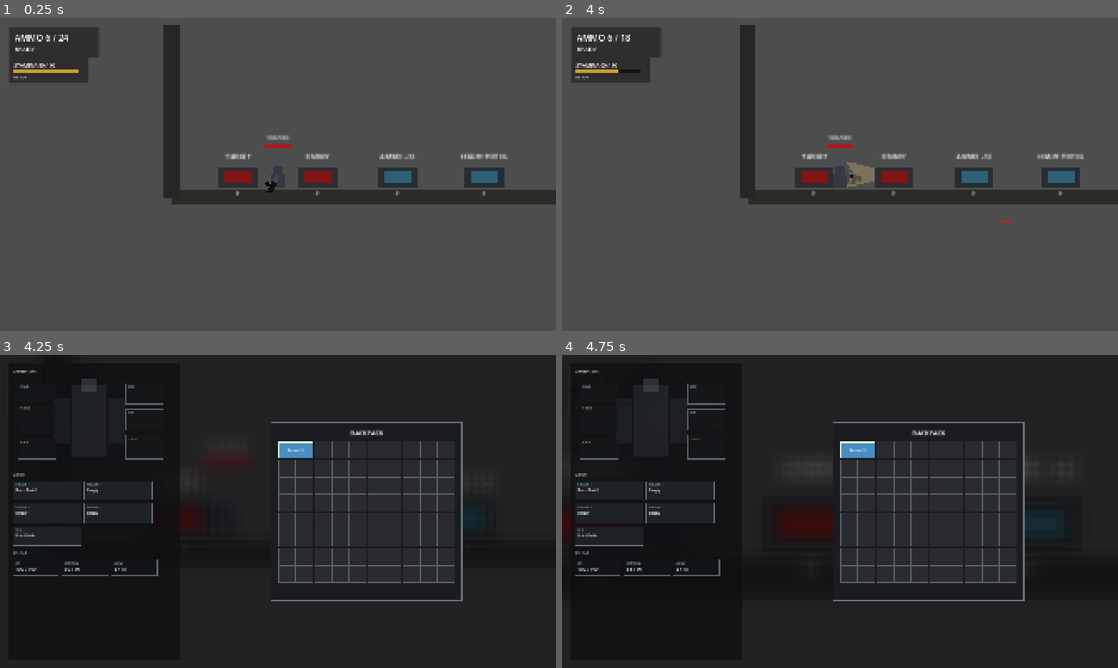
Above: before the commit, frames 1-4 (two rows, left to right).
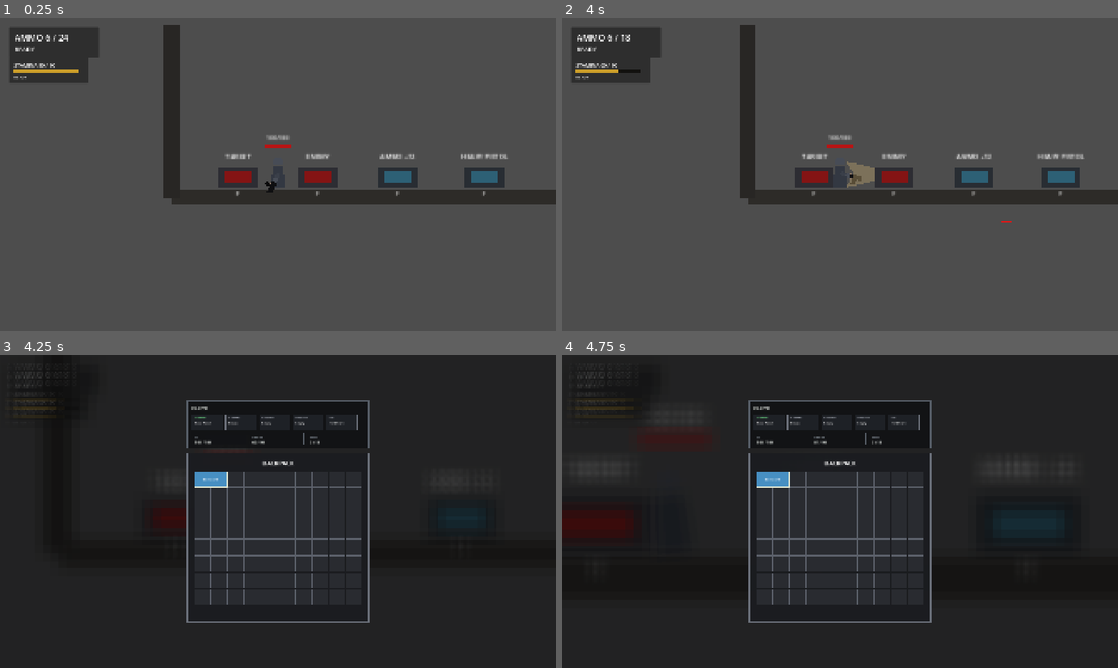
Above: after the commit, the same moments.

Repository: YuiTatsuki1011/projekt-black
Game: Godot game, scene res://scenes/levels/test_level.tscn
Same seed, same stepped clock (60 frames per second), same inputs: the game is played once before the commit and once after it.
Inputs (mouse positions are in pixels of both pictures, inside the frame that each line leads up to):
- Up to frame 1 (0.25 s): no input
- Up to frame 2 (4 s): tap Enter at 0.5, 3.5 s; move the mouse to (962, 158) at 0.52 s; hold D (move_right) 0.53-1.25 s; hold S (crouch) 0.53-1.25 s; click (962, 158) at 0.67 s; tap Space (jump) at 0.77, 2, 3.77 s; drag from (728, 190) to (845, 177) at 1.27 s; move the mouse to (895, 105) at 2.02 s; press the mouse at (895, 105) at 2.03 s; hold A (move_left) 2.03-2.75 s; release the mouse at (895, 105) at 2.75 s; drag from (812, 237) to (1001, 177) at 2.77 s; move the mouse to (1006, 221) at 3.52 s; hold D (move_right) from 3.53 s (still down); hold Right mouse button (sub_weapon_aim) from 3.53 s (still down); click (1006, 221) at 3.67 s
- Up to frame 3 (4.25 s): keep holding D (move_right); keep holding Right mouse button (sub_weapon_aim); tap Tab (inventory_toggle) at 4.15 s
- Up to frame 4 (4.75 s): release D (move_right) at 4.25 s; release Right mouse button (sub_weapon_aim) at 4.25 s; drag from (673, 464) to (878, 517) at 4.27 s

Frames 1-2 are identical in both runs. In frame 3, 8.4% of the frame differs, in the area x 2-84%, y 4-86%; in frame 4, 11%, in the area x 1-84%, y 4-86%.

Commit message:
Simplify inventory menu layout

Diff:
--- a/scripts/ui/inventory_screen.gd
+++ b/scripts/ui/inventory_screen.gd
@@ -40,13 +40,11 @@
 @export var inventory_camera_position: Vector2 = Vector2(92, -25)
 @export var inventory_camera_zoom: Vector2 = Vector2(6.2, 6.2)
 @export var camera_transition_time: float = 0.18
-@export var inventory_panel_scale: Vector2 = Vector2(1.22, 1.22)
+@export var inventory_panel_scale: Vector2 = Vector2(1.16, 1.16)
 @export var screen_margin: float = 28.0
-@export var screen_column_gap: float = 22.0
-@export_range(0.2, 0.45, 0.01) var external_panel_width_ratio: float = 0.31
-@export var external_panel_min_width: float = 500.0
-@export var gear_panel_min_width: float = 520.0
-@export var gear_panel_normal_width: float = 592.0
+@export var screen_panel_gap: float = 14.0
+@export var player_menu_panel_height: float = 166.0
+@export var container_panel_height: float = 250.0
 
 @onready var root: Control = $Root
 @onready var shade: ColorRect = $Root/Shade
@@ -176,14 +174,11 @@
 	_gear_panel.add_child(gear_margin)
 	var gear_rows := VBoxContainer.new()
 	gear_rows.mouse_filter = Control.MOUSE_FILTER_IGNORE
-	gear_rows.add_theme_constant_override("separation", 12)
+	gear_rows.add_theme_constant_override("separation", 10)
 	gear_margin.add_child(gear_rows)
 
-	_add_section_title(gear_rows, "OPERATOR")
-	gear_rows.add_child(_create_operator_profile())
-	_add_section_title(gear_rows, "GEAR")
+	_add_section_title(gear_rows, "PLAYER")
 	_move_equipment_root_to(gear_rows)
-	_add_section_title(gear_rows, "VITALS")
 	gear_rows.add_child(_create_status_strip())
 
 	_external_panel = _create_workspace_panel("ExternalInventoryPanel")
@@ -192,9 +187,9 @@
 	_external_panel.add_child(external_margin)
 	var external_rows := VBoxContainer.new()
 	external_rows.mouse_filter = Control.MOUSE_FILTER_IGNORE
-	external_rows.add_theme_constant_override("separation", 12)
+	external_rows.add_theme_constant_override("separation", 10)
 	external_margin.add_child(external_rows)
-	_add_section_title(external_rows, "EXTERNAL")
+	_add_section_title(external_rows, "CONTAINER")
 	external_rows.add_child(_create_external_grid_placeholder())
 
 
@@ -234,88 +229,16 @@
 	parent.add_child(label)
 
 
-func _create_operator_profile() -> Control:
-	var profile := Control.new()
-	profile.name = "OperatorProfile"
-	profile.custom_minimum_size = Vector2(0, 310)
-	profile.mouse_filter = Control.MOUSE_FILTER_IGNORE
-
-	var silhouette := ColorRect.new()
-	silhouette.mouse_filter = Control.MOUSE_FILTER_IGNORE
-	silhouette.color = Color(0.22, 0.24, 0.27, 0.36)
-	silhouette.position = Vector2(205, 26)
-	silhouette.size = Vector2(120, 246)
-	profile.add_child(silhouette)
-
-	var head := ColorRect.new()
-	head.mouse_filter = Control.MOUSE_FILTER_IGNORE
-	head.color = Color(0.34, 0.36, 0.39, 0.42)
-	head.position = Vector2(240, 0)
-	head.size = Vector2(50, 48)
-	profile.add_child(head)
-
-	var left_arm := ColorRect.new()
-	left_arm.mouse_filter = Control.MOUSE_FILTER_IGNORE
-	left_arm.color = Color(0.18, 0.2, 0.23, 0.35)
-	left_arm.position = Vector2(142, 70)
-	left_arm.size = Vector2(56, 154)
-	profile.add_child(left_arm)
-
-	var right_arm := ColorRect.new()
-	right_arm.mouse_filter = Control.MOUSE_FILTER_IGNORE
-	right_arm.color = Color(0.18, 0.2, 0.23, 0.35)
-	right_arm.position = Vector2(332, 70)
-	right_arm.size = Vector2(56, 154)
-	profile.add_child(right_arm)
-
-	var label_specs := [
-		["HEAD", Vector2(18, 18), Vector2(132, 58)],
-		["TORSO", Vector2(18, 92), Vector2(132, 100)],
-		["BACK", Vector2(18, 210), Vector2(132, 72)],
-		["SIDE", Vector2(390, 18), Vector2(132, 74)],
-		["SUB", Vector2(390, 108), Vector2(132, 74)],
-		["UTILITY", Vector2(390, 198), Vector2(132, 84)],
-	]
-	for spec in label_specs:
-		profile.add_child(_create_profile_slot(str(spec[0]), spec[1], spec[2]))
-
-	return profile
-
-
-func _create_profile_slot(slot_name: String, slot_position: Vector2, slot_size: Vector2) -> Panel:
-	var slot_panel := Panel.new()
-	slot_panel.mouse_filter = Control.MOUSE_FILTER_IGNORE
-	slot_panel.position = slot_position
-	slot_panel.size = slot_size
-	slot_panel.add_theme_stylebox_override("panel", _make_flat_style(
-		Color(0.08, 0.09, 0.1, 0.68),
-		Color(0.38, 0.41, 0.45, 0.88),
-		1
-	))
-
-	var label := Label.new()
-	label.mouse_filter = Control.MOUSE_FILTER_IGNORE
-	label.text = slot_name
-	label.modulate = WORKSPACE_MUTED_COLOR
-	label.add_theme_font_size_override("font_size", 10)
-	label.offset_left = 8
-	label.offset_top = 6
-	label.offset_right = -8
-	label.offset_bottom = -6
-	slot_panel.add_child(label)
-	return slot_panel
-
-
 func _move_equipment_root_to(parent: Node) -> void:
 	if equipment_root.get_parent() != null:
 		equipment_root.get_parent().remove_child(equipment_root)
 	parent.add_child(equipment_root)
-	equipment_root.custom_minimum_size = Vector2(0, 170)
+	equipment_root.custom_minimum_size = Vector2(0, 56)
 	if equipment_root is GridContainer:
 		var grid := equipment_root as GridContainer
-		grid.columns = 2
-		grid.add_theme_constant_override("h_separation", 10)
-		grid.add_theme_constant_override("v_separation", 10)
+		grid.columns = 5
+		grid.add_theme_constant_override("h_separation", 8)
+		grid.add_theme_constant_override("v_separation", 8)
 
 
 func _create_status_strip() -> GridContainer:
@@ -323,8 +246,8 @@
 	status_grid.name = "StatusGrid"
 	status_grid.mouse_filter = Control.MOUSE_FILTER_IGNORE
 	status_grid.columns = 3
-	status_grid.add_theme_constant_override("h_separation", 10)
-	status_grid.add_theme_constant_override("v_separation", 10)
+	status_grid.add_theme_constant_override("h_separation", 8)
+	status_grid.add_theme_constant_override("v_separation", 8)
 	_status_value_labels.clear()
 	_add_status_card(status_grid, &"health", "HP", "-- / --")
 	_add_status_card(status_grid, &"stamina", "STAMINA", "-- / --")
@@ -335,7 +258,7 @@
 func _add_status_card(parent: Node, key: StringName, title: String, value: String) -> void:
 	var card := Panel.new()
 	card.mouse_filter = Control.MOUSE_FILTER_IGNORE
-	card.custom_minimum_size = Vector2(160, 58)
+	card.custom_minimum_size = Vector2(190, 42)
 	card.add_theme_stylebox_override("panel", _make_flat_style(
 		Color(0.07, 0.075, 0.085, 0.88),
 		WORKSPACE_PANEL_BORDER_COLOR,
@@ -354,14 +277,14 @@
 	title_label_node.mouse_filter = Control.MOUSE_FILTER_IGNORE
 	title_label_node.text = title
 	title_label_node.modulate = WORKSPACE_MUTED_COLOR
-	title_label_node.add_theme_font_size_override("font_size", 10)
+	title_label_node.add_theme_font_size_override("font_size", 9)
 	rows.add_child(title_label_node)
 
 	var value_label := Label.new()
 	value_label.mouse_filter = Control.MOUSE_FILTER_IGNORE
 	value_label.text = value
 	value_label.modulate = DETAIL_TEXT_COLOR
-	value_label.add_theme_font_size_override("font_size", 16)
+	value_label.add_theme_font_size_override("font_size", 13)
 	value_label.clip_text = true
 	rows.add_child(value_label)
 	_status_value_labels[key] = value_label
@@ -371,19 +294,19 @@
 	var holder := Control.new()
 	holder.name = "ExternalGridPlaceholder"
 	holder.mouse_filter = Control.MOUSE_FILTER_IGNORE
-	holder.custom_minimum_size = Vector2(0, 760)
+	holder.custom_minimum_size = Vector2(0, 174)
 
 	var placeholder_label := Label.new()
 	placeholder_label.mouse_filter = Control.MOUSE_FILTER_IGNORE
-	placeholder_label.text = "NO CONTAINER"
+	placeholder_label.text = "ITEM CONTAINER"
 	placeholder_label.modulate = WORKSPACE_MUTED_COLOR
 	placeholder_label.add_theme_font_size_override("font_size", 13)
 	placeholder_label.position = Vector2(12, 10)
 	holder.add_child(placeholder_label)
 
-	var columns := 8
-	var rows := 14
-	var cell := 42
+	var columns := 10
+	var rows := 3
+	var cell := 48
 	var gap := 2
 	for y in rows:
 		for x in columns:
@@ -508,33 +431,30 @@
 func _layout_realtime_inventory() -> void:
 	var viewport_size: Vector2 = get_viewport().get_visible_rect().size
 	var has_external_inventory := _external_inventory_visible
-	var external_width := maxf(viewport_size.x * external_panel_width_ratio, external_panel_min_width)
-	var external_height := viewport_size.y - screen_margin * 2.0
-	var external_x := viewport_size.x - external_width - screen_margin
-	if is_instance_valid(_external_panel):
-		_external_panel.visible = has_external_inventory
-		_external_panel.position = Vector2(external_x, screen_margin)
-		_external_panel.size = Vector2(external_width, external_height)
 
 	panel.scale = inventory_panel_scale
 	panel.size = panel.get_combined_minimum_size()
 	var panel_size := panel.size
 	var scaled_panel_size := panel_size * panel.scale
-	var gear_width := gear_panel_normal_width
-	var content_left := screen_margin + gear_width + screen_column_gap
-	var content_right := external_x - screen_column_gap if has_external_inventory else viewport_size.x - screen_margin
-	var target_x: float = content_left + maxf((content_right - content_left - scaled_panel_size.x) * 0.5, 0.0)
-	if has_external_inventory:
-		target_x = external_x - screen_column_gap - scaled_panel_size.x
-	var target_y: float = (viewport_size.y - scaled_panel_size.y) * 0.5
-	panel.position = Vector2(maxf(target_x, screen_margin), maxf(target_y, screen_margin))
+	var menu_width := scaled_panel_size.x
+	var top_panel_height := container_panel_height if has_external_inventory else player_menu_panel_height
+	var total_height := top_panel_height + screen_panel_gap + scaled_panel_size.y
+	var menu_x := (viewport_size.x - menu_width) * 0.5
+	var menu_y := (viewport_size.y - total_height) * 0.5
+	menu_x = maxf(menu_x, screen_margin)
+	menu_y = maxf(menu_y, screen_margin)
 
 	if is_instance_valid(_gear_panel):
-		var gear_x := screen_margin
-		if has_external_inventory:
-			gear_width = maxf(gear_panel_min_width, panel.position.x - screen_column_gap - gear_x)
-		_gear_panel.position = Vector2(gear_x, screen_margin)
-		_gear_panel.size = Vector2(gear_width, viewport_size.y - screen_margin * 2.0)
+		_gear_panel.visible = not has_external_inventory
+		_gear_panel.position = Vector2(menu_x, menu_y)
+		_gear_panel.size = Vector2(menu_width, player_menu_panel_height)
+
+	if is_instance_valid(_external_panel):
+		_external_panel.visible = has_external_inventory
+		_external_panel.position = Vector2(menu_x, menu_y)
+		_external_panel.size = Vector2(menu_width, container_panel_height)
+
+	panel.position = Vector2(menu_x, menu_y + top_panel_height + screen_panel_gap)
 
 
 func _refresh_status_panel() -> void:
@@ -1089,7 +1009,7 @@
 func _add_equipment_slot(slot: StringName, slot_name: String) -> void:
 	var slot_panel := Panel.new()
 	slot_panel.mouse_filter = Control.MOUSE_FILTER_STOP
-	slot_panel.custom_minimum_size = Vector2(236, 68)
+	slot_panel.custom_minimum_size = Vector2(108, 52)
 	var border_color := SLOT_ACTIVE_BORDER_COLOR if _is_active_firearm_slot(slot) else SLOT_BORDER_COLOR
 	slot_panel.add_theme_stylebox_override("panel", _make_flat_style(SLOT_COLOR, border_color, 1))
 	slot_panel.gui_input.connect(_on_equipment_slot_gui_input.bind(slot))
@@ -1100,9 +1020,9 @@
 	margin.mouse_filter = Control.MOUSE_FILTER_IGNORE
 	margin.set_anchors_preset(Control.PRESET_FULL_RECT)
 	margin.add_theme_constant_override("margin_left", 10)
-	margin.add_theme_constant_override("margin_top", 7)
+	margin.add_theme_constant_override("margin_top", 6)
 	margin.add_theme_constant_override("margin_right", 10)
-	margin.add_theme_constant_override("margin_bottom", 7)
+	margin.add_theme_constant_override("margin_bottom", 6)
 	slot_panel.add_child(margin)
 
 	var rows := VBoxContainer.new()
@@ -1113,14 +1033,14 @@
 	var title := Label.new()
 	title.mouse_filter = Control.MOUSE_FILTER_IGNORE
 	title.text = slot_name
-	title.add_theme_font_size_override("font_size", 9)
+	title.add_theme_font_size_override("font_size", 8)
 	title.modulate = SLOT_ACTIVE_BORDER_COLOR if _is_active_firearm_slot(slot) else Color(0.68, 0.70, 0.74, 1.0)
 	rows.add_child(title)
 
 	var value := Label.new()
 	value.mouse_filter = Control.MOUSE_FILTER_IGNORE
 	value.text = _get_equipped_weapon_name(slot)
-	value.add_theme_font_size_override("font_size", 13)
+	value.add_theme_font_size_override("font_size", 10)
 	value.clip_text = true
 	rows.add_child(value)
 
Not shown, changed: docs/ARCHITECTURE.md
Not shown, changed: docs/DECISIONS.md
Not shown, changed: docs/HANDOFF.md
Not shown, changed: docs/INPUT_SPEC.md
